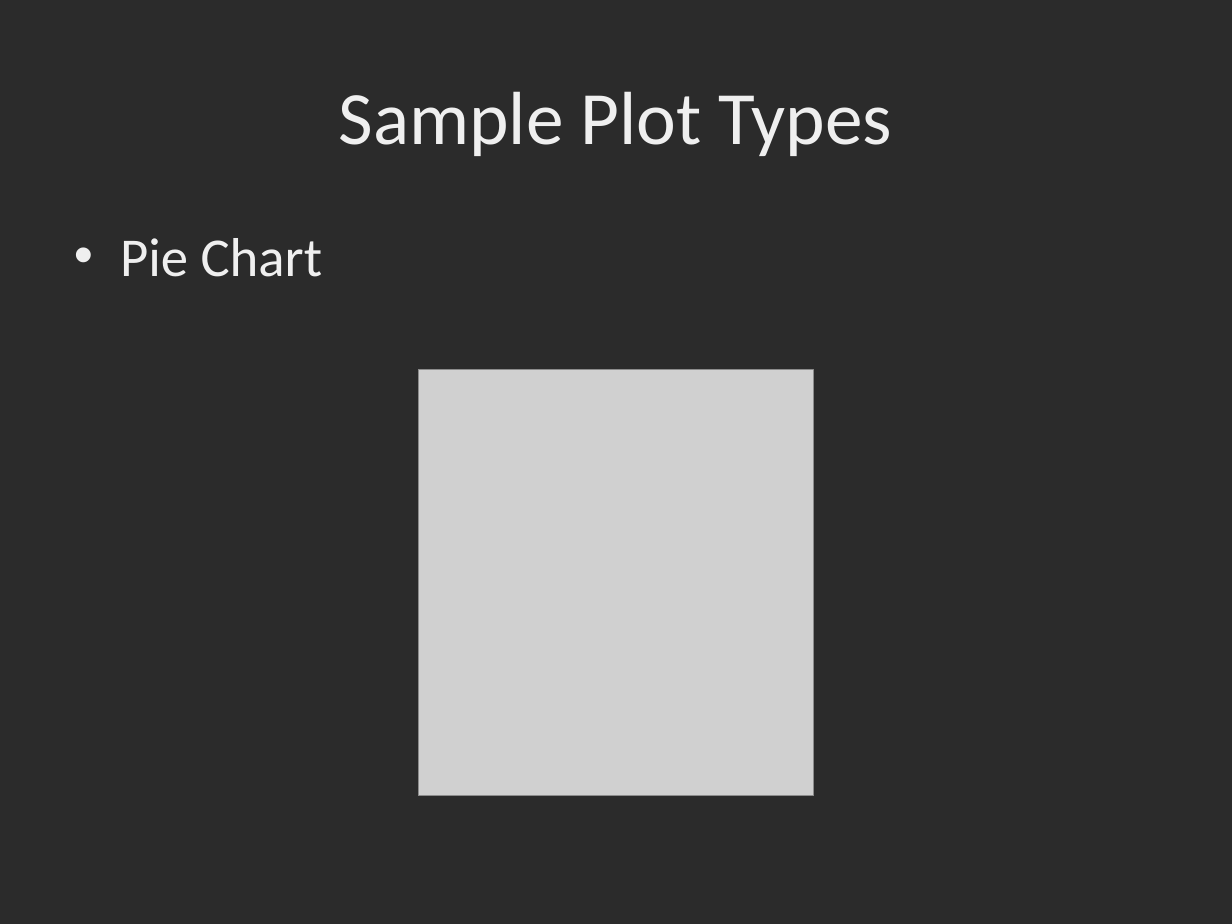
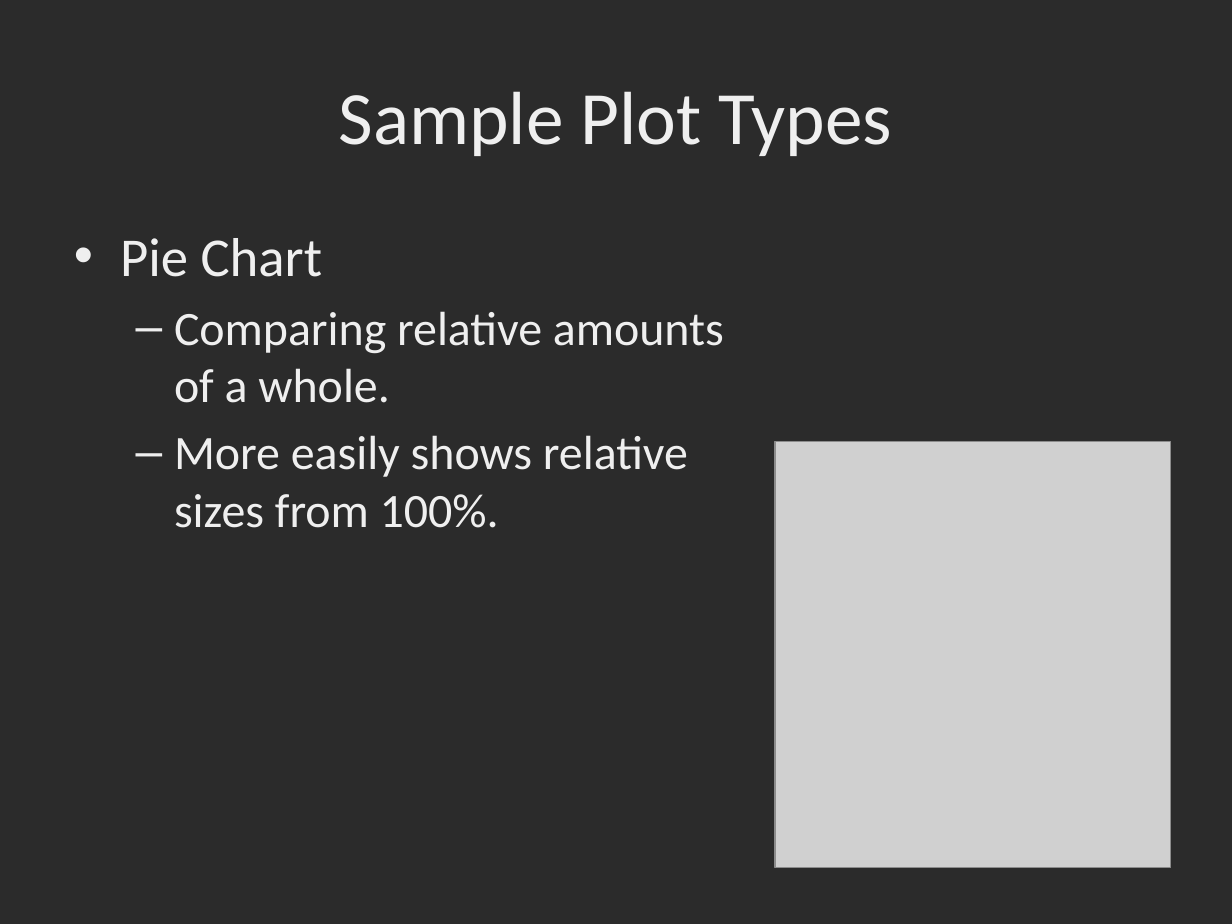
Before and after one commit to dbowmans46/PracticalProgramming, a slide deck: slide 5 of Session 7 - Python/Instructional Material/Session 7 - Python Plotting with MatPlotLib.pptx. Drawn at 1232x924 pixels with LibreOffice and Linux fonts; fonts in the diff are those of the drawing; grey boxes stand for pictures; background and template pictures are left out; a plain dark background stands for a picture behind light text. Boxes give left, top, right and bottom in pixels: in the first picture for what was removed or moved away, otherwise in the second. Text is boxed around its words. In the diff, an @@ line names an element or a change of style, - is before the commit and + after.

Commit message:
Added reasons for selecting a certain type of plot.

```diff
--- a/Session 7 - Python/Instructional Material/Session 7 - Python Plotting with MatPlotLib.pptx
+++ b/Session 7 - Python/Instructional Material/Session 7 - Python Plotting with MatPlotLib.pptx
@@ text at [174,311,724,528]: paragraphs added @@
+  – Comparing relative amounts of a whole.
+  – More easily shows relative sizes from 100%.
@@ picture: place and size @@
-picture at [419,370,814,796]
+picture at [775,441,1170,867]
```
Also in this commit, not shown: 8 other slides changed.
